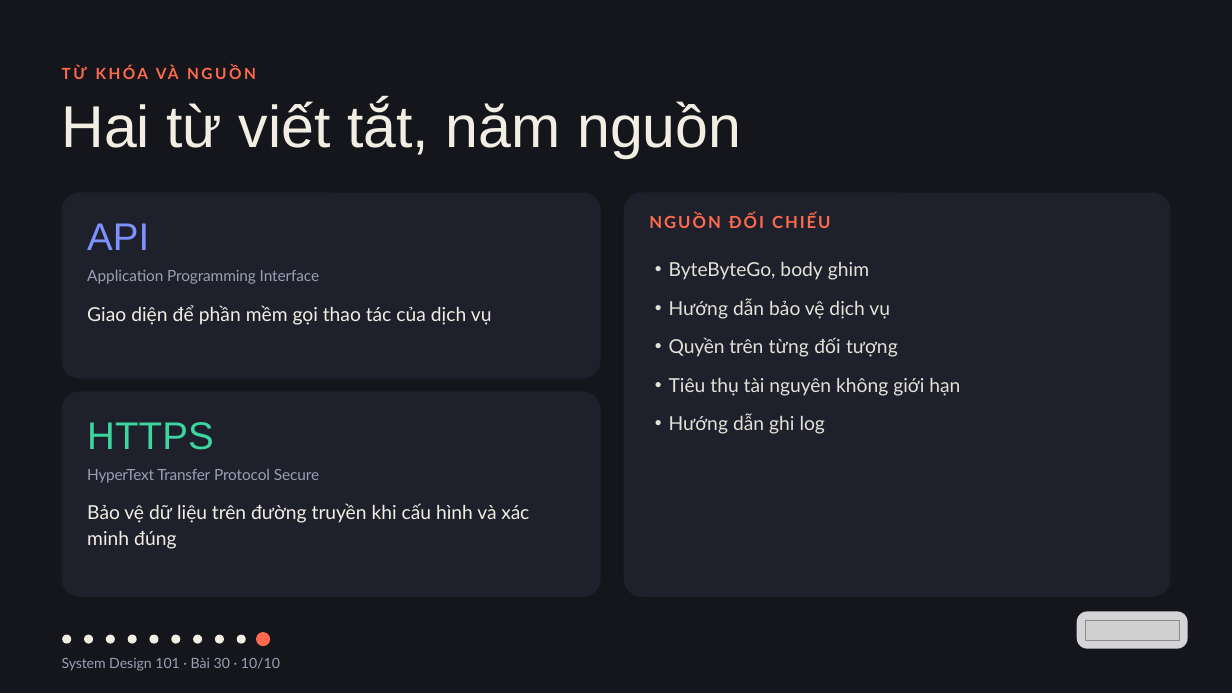
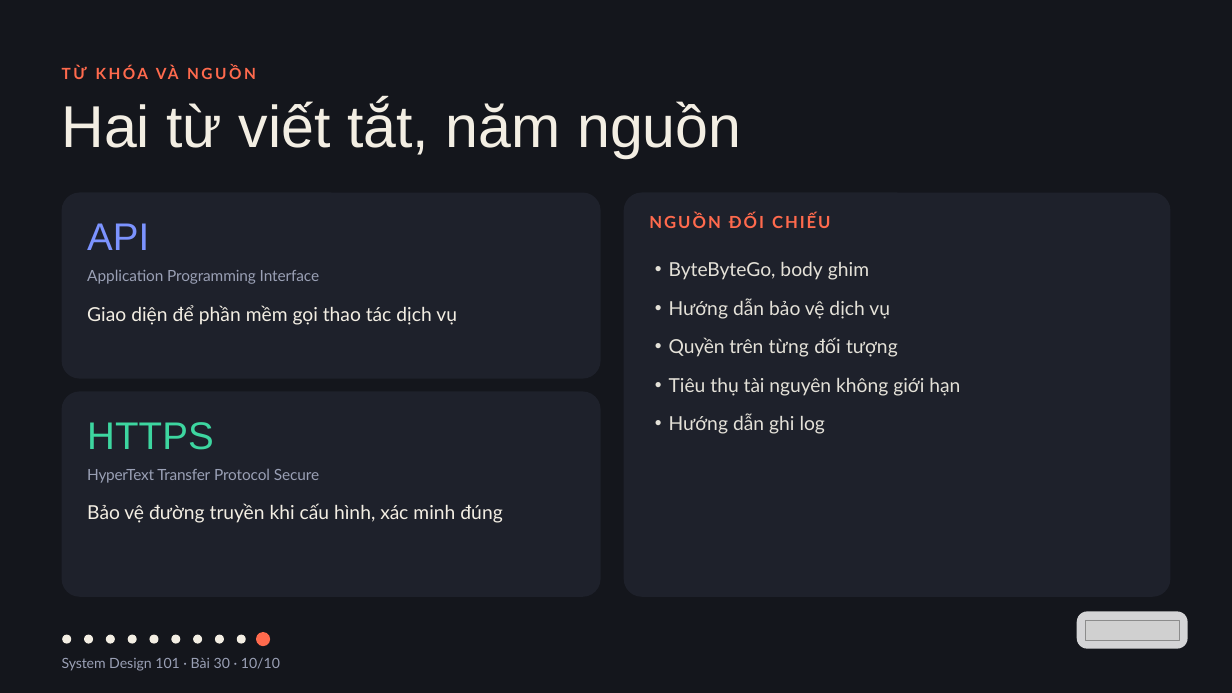
Before and after one commit to vohoailinh90/tool-marketing-studio, a slide deck: slide 10 of system-design-101/vi/lessons/sd-01-030/slides/sd-01-030.pptx. Drawn at 1232x693 pixels with LibreOffice and Linux fonts; fonts in the diff are those of the drawing; grey boxes stand for pictures. Boxes give left, top, right and bottom in pixels: in the first picture for what was removed or moved away, otherwise in the second. Text is boxed around its words. In the diff, an @@ line names an element or a change of style, - is before the commit and + after.

```diff
--- a/system-design-101/vi/lessons/sd-01-030/slides/sd-01-030.pptx
+++ b/system-design-101/vi/lessons/sd-01-030/slides/sd-01-030.pptx
@@ text at box(87, 305, 457, 325): text changed @@
-Giao diện để phần mềm gọi thao tác của dịch vụ
+Giao diện để phần mềm gọi thao tác dịch vụ
@@ text at box(87, 503, 502, 523): text changed @@
-Bảo vệ dữ liệu trên đường truyền khi cấu hình và xác minh đúng
+Bảo vệ đường truyền khi cấu hình, xác minh đúng
```
Also in this commit, not shown: 6 other slides changed.
